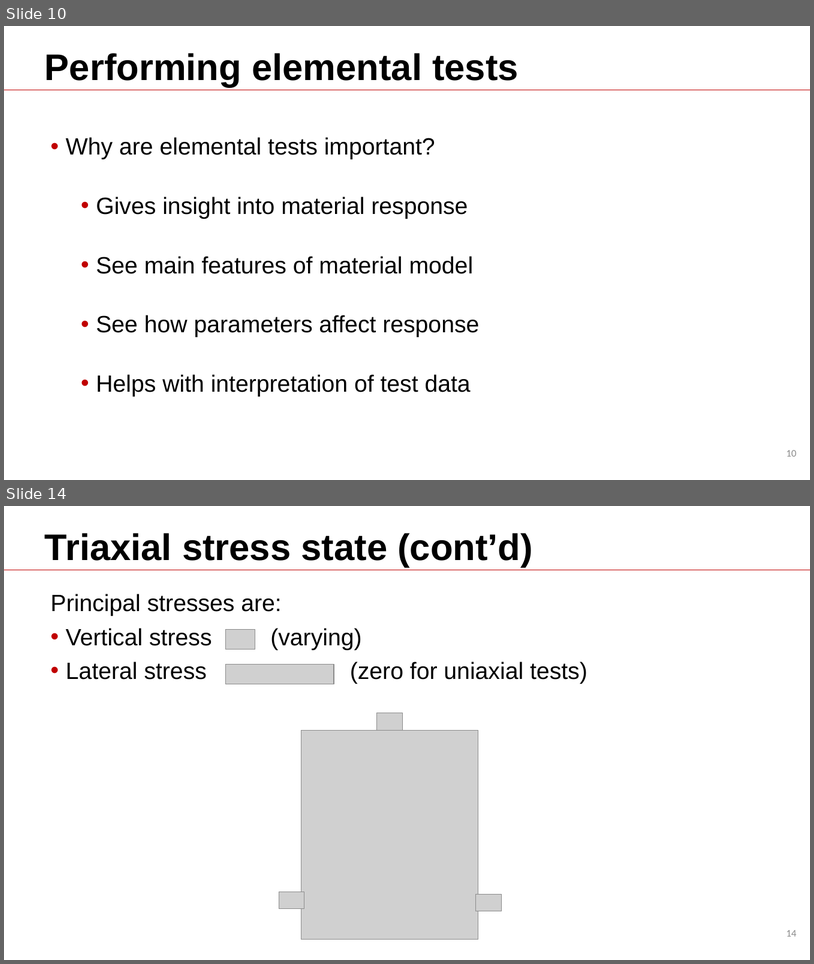
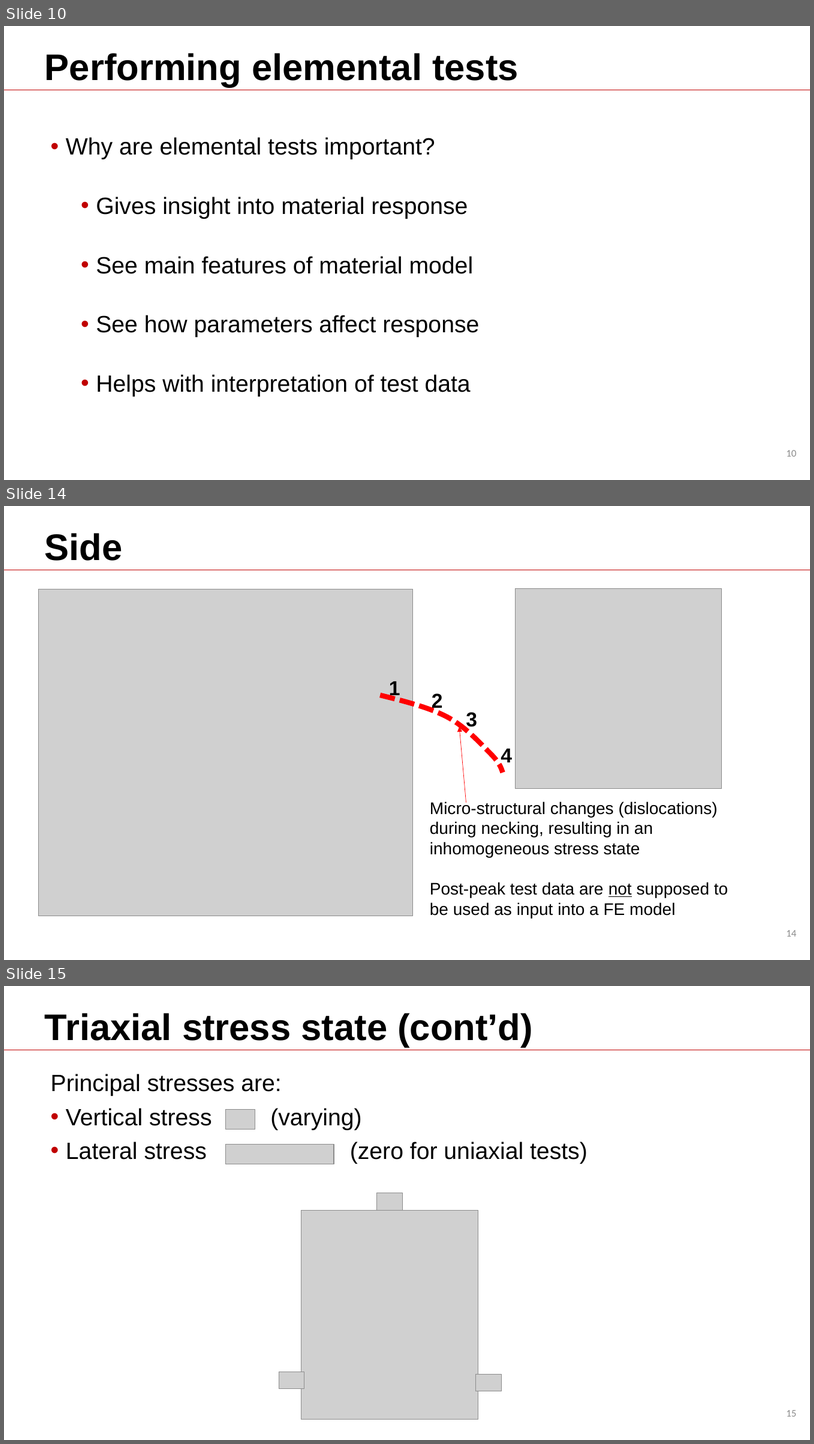
Before and after one commit to Batmanabcdefg/AbaqusTraining, a slide deck: Training.pptx. Shown one above the other, each under a label of ours: slides 10 and 14 before the commit, slides 10, 14 and 15 after it; the slides between them are not shown. The pictures are 814x964 and 814x1444 pixels, drawn with LibreOffice and Linux fonts; fonts in the diff are those of the drawing; grey boxes stand for pictures; background and template pictures are left out. Boxes give left, top, right and bottom in pixels: in the first picture for what was removed or moved away, otherwise in the second. Text is boxed around its words. In the diff, an @@ line names an element or a change of style, - is before the commit and + after.

```diff
--- a/Training.pptx
+++ b/Training.pptx
@@ slide 14 added at (4,506,810,960), background #FFFFFF; not listed: 2 template elements that a slide beside it also shows @@
@@ title added at (45,533,123,561), 44 pt, text #000000, bold @@
+Side
@@ picture added at (38,589,413,916) @@
@@ picture added at (516,588,722,789) @@
@@ text added at (389,681,401,699), 24 pt, text #000000, bold @@
+1
@@ freeform shape added at (380,695,503,772), outline #FF0000 6 pt dashed @@
@@ text added at (432,693,443,712), 24 pt, text #000000, bold @@
+2
@@ text added at (466,712,477,730), 24 pt, text #000000, bold @@
+3
@@ arrow added from (466, 802) to (459, 727), #FF0000 0.5 pt @@
@@ text added at (501,748,512,766), 24 pt, text #000000, bold @@
+4
@@ text added at (430,801,728,918), 20 pt, text #000000 @@
+Micro-structural changes (dislocations) during necking, resulting in an inhomogeneous stress state
+Post-peak test data are not supposed to be used as input into a FE model
@@ what was slide 14 is now slide 15 @@
@@ page number at (786,1410,797,1416): text changed @@
-14
+15
```
Also in this commit, not shown: 3 slides changed.
